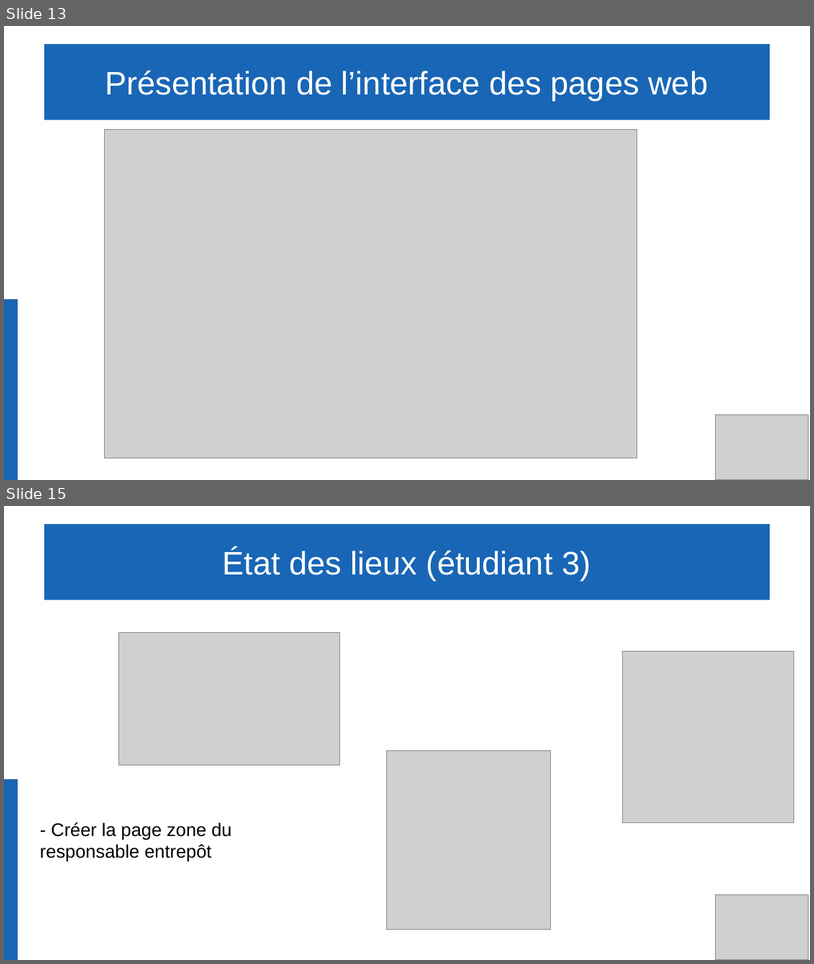
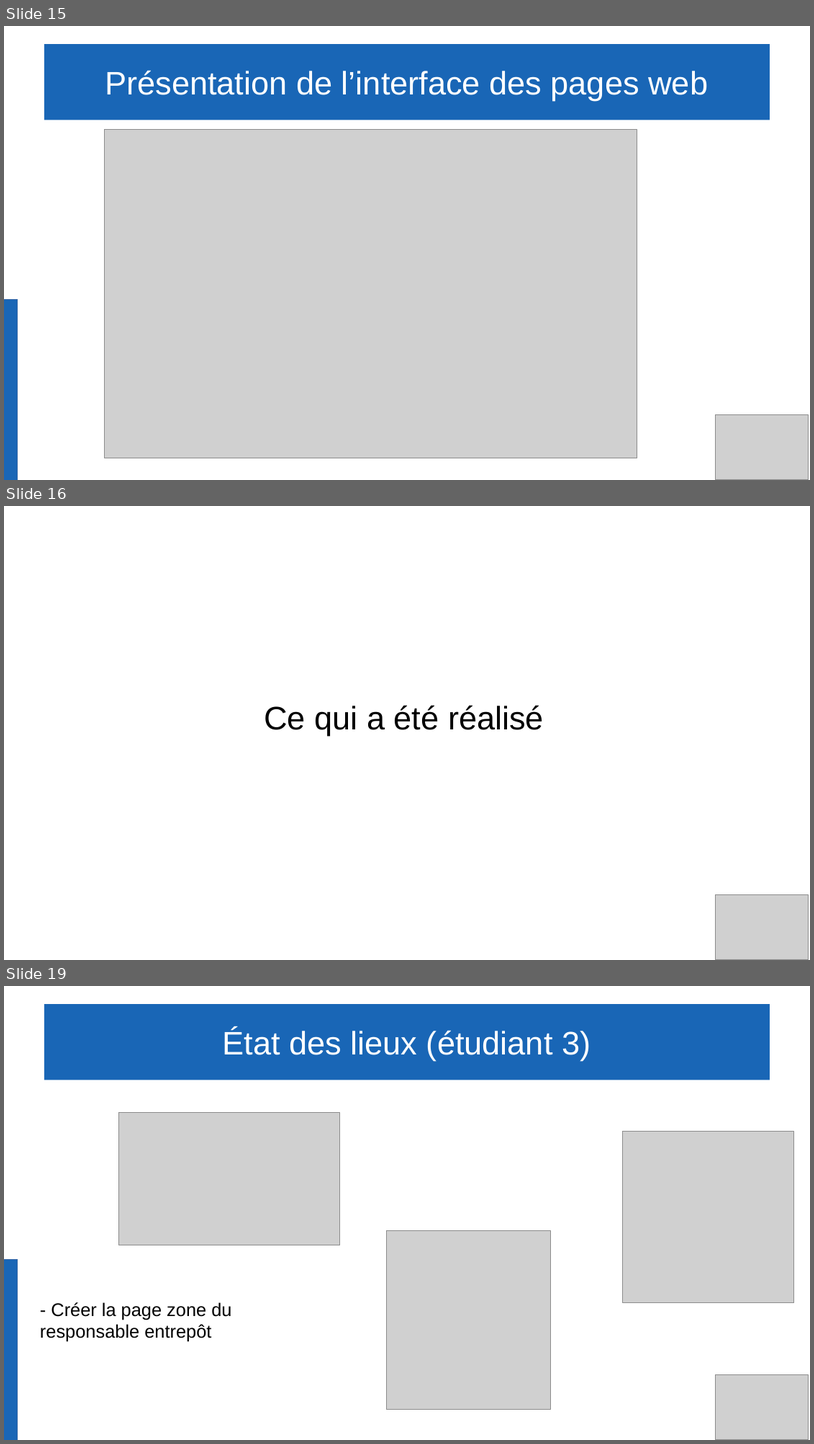
Before and after one commit to Gabin221/Tracking-BLE-documents, a slide deck: Revues/Revues2/andrea/presentation_andrea.odp. Shown one above the other, each under a label of ours: slides 13 and 15 before the commit, slides 15, 16 and 19 after it; the slides between them are not shown. The pictures are 814x964 and 814x1444 pixels, drawn with LibreOffice and Linux fonts; fonts in the diff are those of the drawing; grey boxes stand for pictures. Boxes give left, top, right and bottom in pixels: in the first picture for what was removed or moved away, otherwise in the second. Text is boxed around its words. In the diff, an @@ line names an element or a change of style, - is before the commit and + after.

```diff
--- a/Revues/Revues2/andrea/presentation_andrea.odp
+++ b/Revues/Revues2/andrea/presentation_andrea.odp
@@ slide 16 added at [4, 506, 810, 960], background #FFFFFF @@
@@ title added at [264, 705, 544, 736], 32 pt, text #000000 @@
+Ce qui a été réalisé
@@ picture added at [716, 895, 809, 959] @@
@@ what was slide 13 is now slide 15 @@
@@ what was slide 15 is now slide 19 @@
```
Also in this commit, not shown: 2 slides changed, 3 other slides added.
